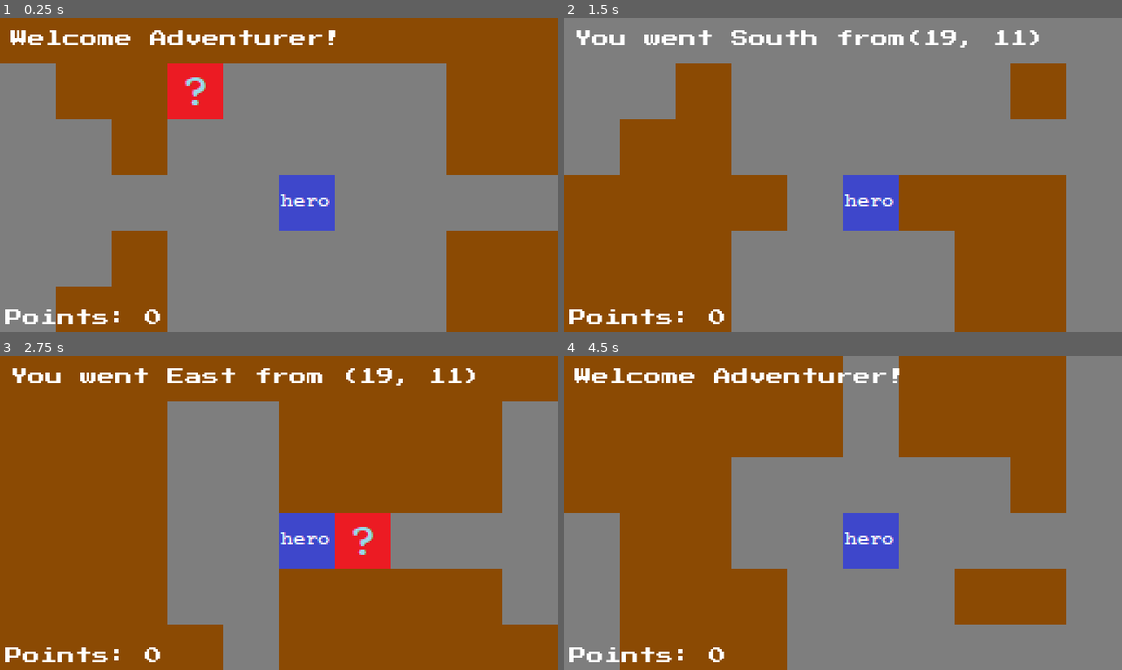
Above: before the commit, frames 1-4 (two rows, left to right).
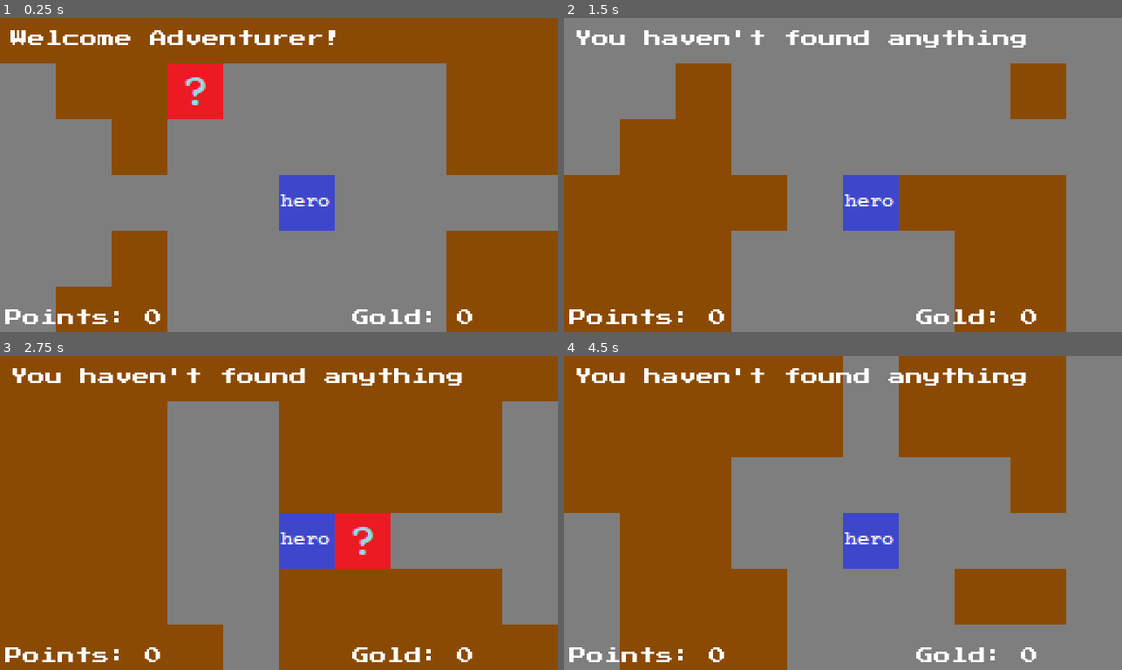
Above: after the commit, the same moments.

Repository: PiotrDawidziuk/Roguelike_Demo_Version_0_1
Game: Godot game, scene res://Scenes/Game.tscn
The game is run twice, just before and just after one commit, with the same random seed, the same clock (stepped at 60 frames per second) and the same inputs.
Inputs:
- Up to frame 1 (0.25 s): no input
- Up to frame 2 (1.5 s): tap Enter (ui_accept) at 0.5, 0.77, 1.25 s; hold Right (ui_right) 0.53-1.28 s; hold S (search, bound only after the commit) 0.53-1.28 s; hold Down (ui_down) from 1.28 s (still down); tap S (search, bound only after the commit) at 1.35 s
- Up to frame 3 (2.75 s): tap Enter (ui_accept) at 1.52, 2 s; release Down (ui_down) at 2.03 s; hold Right (ui_right) from 2.03 s (still down); hold S (search, bound only after the commit) from 2.03 s (still down)
- Up to frame 4 (4.5 s): tap Enter (ui_accept) at 2.75, 3.02, 3.5, 3.77, 4.25 s; release Right (ui_right) at 2.78 s; release S (search, bound only after the commit) at 2.78 s; hold Up (ui_up) 2.78-3.53 s; tap S (search, bound only after the commit) at 2.85, 4.35 s; hold S (search, bound only after the commit) 3.53-4.28 s; hold Left (ui_left) from 3.53 s (still down)

The runs differ from the first frame. In frame 1, 0.4% of the frame differs, in the area x 63-85%, y 92-98%; in frame 2, 1.9%; in frame 3, 1.9%; in frame 4, 1.9%, in the area x 1-85%, y 3-98%.

Commit message:
Search function added, example treasure added

Diff:
--- a/Globals.gd
+++ b/Globals.gd
@@ -2,6 +2,7 @@
 
 var levelNumber = 0
 var points = 0
+var gold = 0
 
 func _ready():
 	pass # Replace with function body.
--- a/Map_Classes.gd
+++ b/Map_Classes.gd
@@ -4,3 +4,5 @@
 	var position
 	var isEmpty = true
 	var tile_type
+	var searched_description = "You haven't found anything"
+	var gold = 0
--- a/Scenes/Game.gd
+++ b/Scenes/Game.gd
@@ -26,6 +26,7 @@
 onready var player = $hero
 onready var message_box = $hero/Label
 onready var points_label = $hero/PointsLabel
+onready var gold_label = $hero/GoldLabel
 onready var key = $key
 
 
@@ -51,6 +52,10 @@
 
 	add_child(secret)
 	secret.position = cell_table[30].position*32
+	cell_dict[Vector2(secret.position.x / 32, secret.position.y / 32)].searched_description = 'You found 100 gold pieces'
+	cell_dict[Vector2(secret.position.x / 32, secret.position.y / 32)].gold = 100
+	cell_dict[Vector2(secret.position.x / 32, secret.position.y / 32)].isEmpty = false
+
 
 	add_child(exit)
 	#exit.position = cell_table[40].position*32
@@ -96,6 +101,11 @@
 			message_box.text = "You went South from" + test_text_1
 			player.position = Vector2(player.position.x, player.position.y + 32)
 	meeting(player.position)
+	if event.is_action_pressed("search"):
+		search(cell_dict[Vector2(player.position.x / 32, player.position.y / 32)])
+		#message_box.text = "Search clicked"
+
+
 
 func meeting(position):
 	if secret != null && position == secret.position:
@@ -112,3 +122,9 @@
 			reaload_level()
 		else:
 			message_box.text = "The exit is locked!"
+func search(cell):
+	message_box.text = cell.searched_description
+	if (!cell.isEmpty):
+		if (cell.gold != 0):
+			Globals.gold += cell.gold
+			gold_label.text = "Gold: " + String(Globals.gold)
--- a/Scenes/hero.tscn
+++ b/Scenes/hero.tscn
@@ -26,3 +26,10 @@
 margin_right = 163.252
 margin_bottom = 108.644
 text = "Points: 0"
+
+[node name="GoldLabel" parent="." instance=ExtResource( 3 )]
+margin_left = 42.1391
+margin_top = 76.7492
+margin_right = 135.139
+margin_bottom = 108.749
+text = "Gold: 0"
--- a/project.godot
+++ b/project.godot
@@ -38,6 +38,14 @@
 window/stretch/mode="2d"
 window/stretch/aspect="keep"
 
+[input]
+
+search={
+"deadzone": 0.5,
+"events": [ Object(InputEventKey,"resource_local_to_scene":false,"resource_name":"","device":0,"alt":false,"shift":false,"control":false,"meta":false,"command":false,"pressed":false,"scancode":83,"unicode":0,"echo":false,"script":null)
+ ]
+}
+
 [rendering]
 
 environment/default_environment="res://default_env.tres"
